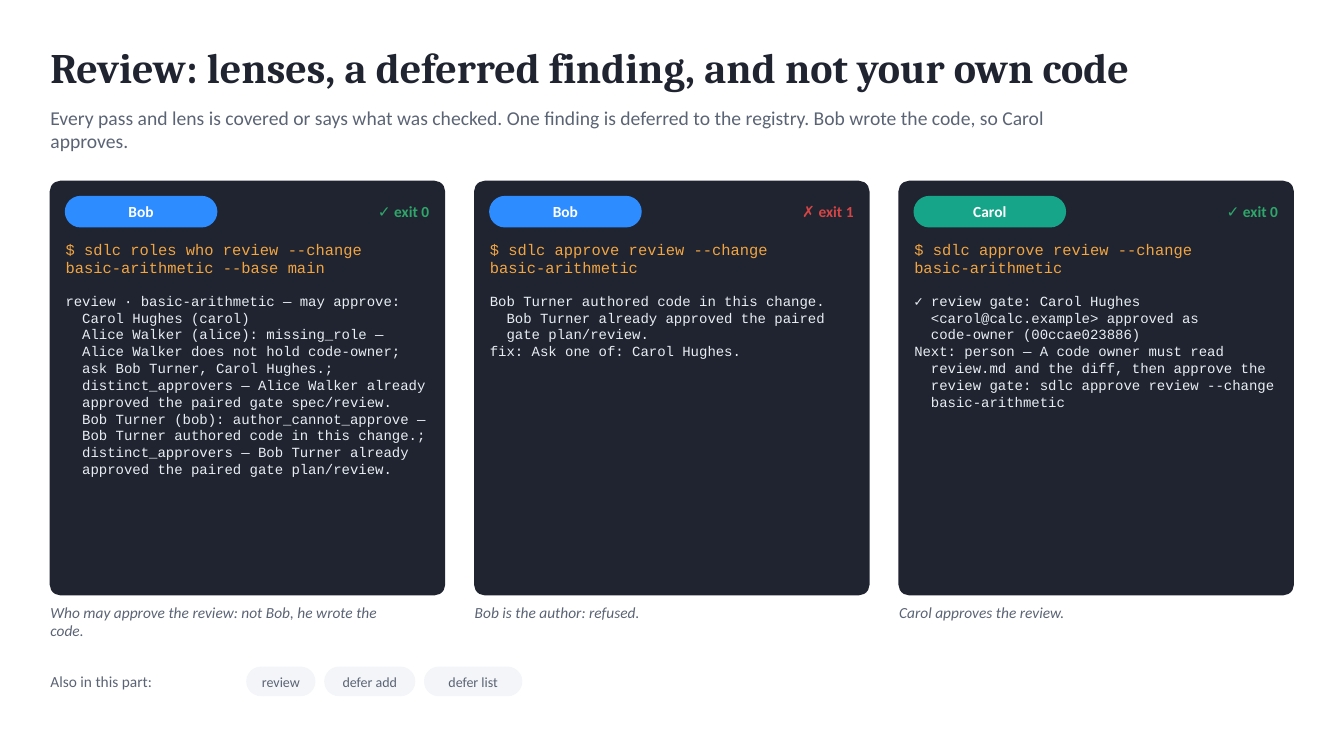
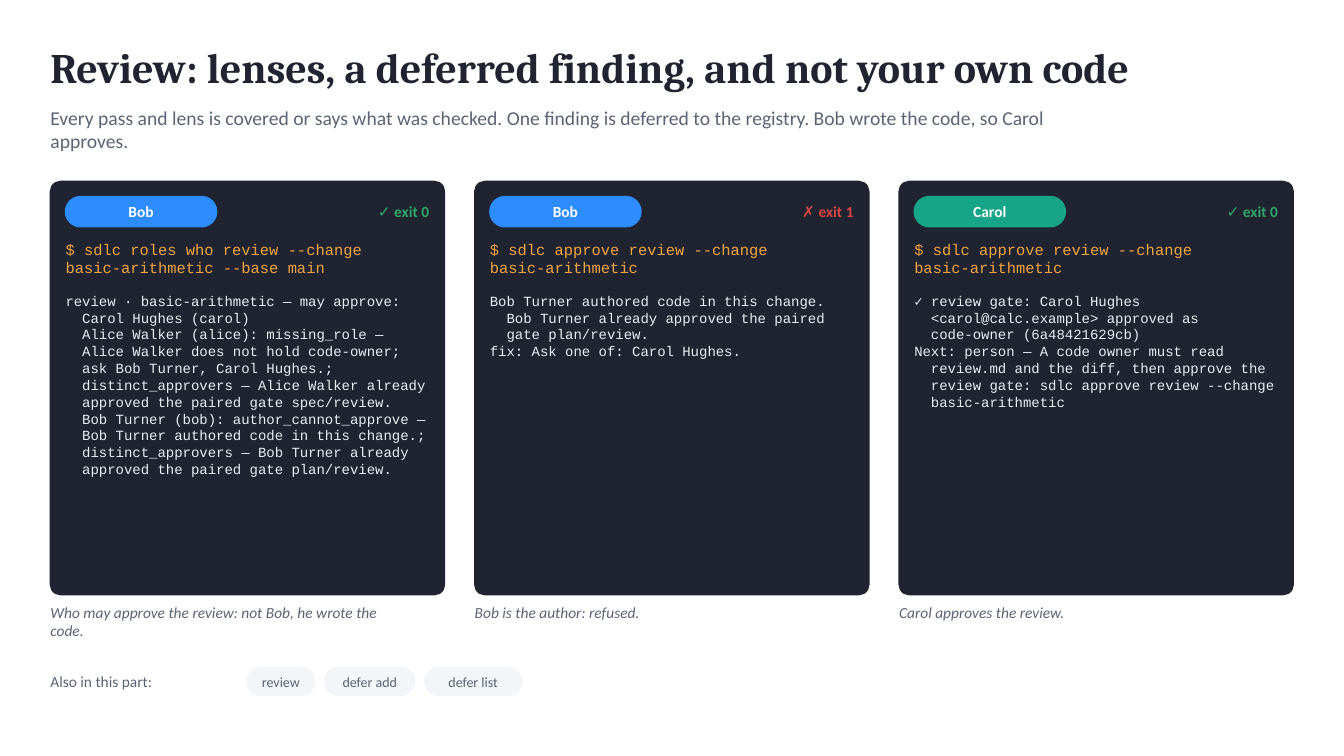
Before and after one commit to marin-ai-tech/sdlc, a slide deck: slide 12 of docs/demo/sdlc-calculator-demo.en.pptx. Drawn at 1344x756 pixels with LibreOffice and Linux fonts; fonts in the diff are those of the drawing. Boxes give left, top, right and bottom in pixels: in the first picture for what was removed or moved away, otherwise in the second. Text is boxed around its words. In the diff, an @@ line names an element or a change of style, - is before the commit and + after.

```diff
--- a/docs/demo/sdlc-calculator-demo.en.pptx
+++ b/docs/demo/sdlc-calculator-demo.en.pptx
@@ text at [931,329,1140,342]: text changed @@
-code-owner (00ccae023886)
+code-owner (6a48421629cb)
```
Also in this commit, not shown: 7 other slides changed, 53 other files.
